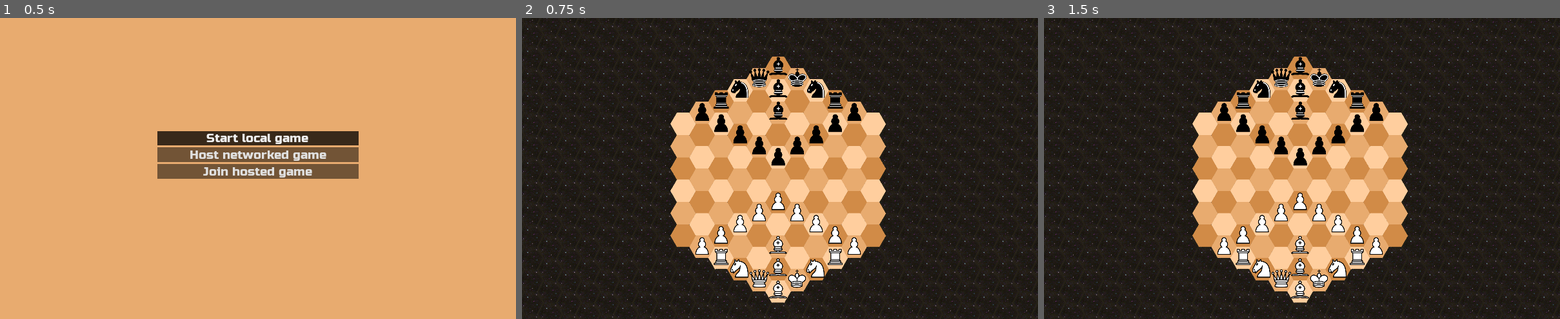
Above: before the commit, frames 1-3 (left to right).
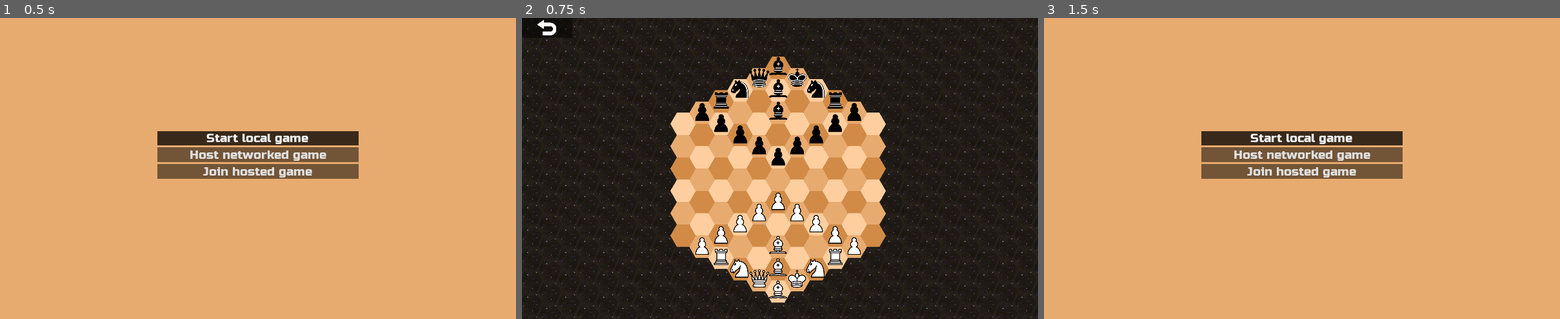
Above: after the commit, the same moments.

Repository: esbudylin/HexChess
Game: Godot game, scene res://menu.tscn
Same seed, same stepped clock (60 frames per second), same inputs: the game is played once before the commit and once after it.
Inputs (mouse positions are in pixels of both pictures, inside the frame that each line leads up to):
- Up to frame 1 (0.5 s): no input
- Up to frame 2 (0.75 s): click "Start local game" at 0.5 s
- Up to frame 3 (1.5 s): click (1069, 27) at 1.27 s

Frame 1 is identical in both runs. In frame 2, 0.1% of the frame differs, in the area x 0-10%, y 0-7%; in frame 3, 95%, in the area x 0-100%, y 0-100%.

Commit message:
GUI update

Diff:
--- a/map.tscn
+++ b/map.tscn
@@ -1,7 +1,7 @@
-[gd_scene load_steps=30 format=2]
+[gd_scene load_steps=32 format=2]
 
 [ext_resource path="res://chess_tileset.tres" type="TileSet" id=1]
-[ext_resource path="res://scr/Grid.gd" type="Script" id=2]
+[ext_resource path="res://scr/Board.gd" type="Script" id=2]
 [ext_resource path="res://tiles/black_king.png" type="Texture" id=3]
 [ext_resource path="res://scr/Mapping.gd" type="Script" id=4]
 [ext_resource path="res://tiles/black_pawn.png" type="Texture" id=5]
@@ -18,6 +18,7 @@
 [ext_resource path="res://tiles/white_queen.png" type="Texture" id=16]
 [ext_resource path="res://scr/Piece.gd" type="Script" id=17]
 [ext_resource path="res://menu_buttons.tres" type="StyleBox" id=18]
+[ext_resource path="res://icons/back.png" type="Texture" id=19]
 [ext_resource path="res://tiles/black_knight.png" type="Texture" id=22]
 [ext_resource path="res://tiles/black_rook.png" type="Texture" id=23]
 [ext_resource path="res://tiles/black_bishop.png" type="Texture" id=26]
@@ -45,6 +46,8 @@
 
 [sub_resource type="DynamicFont" id=11]
 font_data = ExtResource( 10 )
+
+[sub_resource type="Theme" id=13]
 
 [node name="World" type="Node2D"]
 position = Vector2( 1, 0 )
@@ -377,6 +380,33 @@
 custom_styles/normal = ExtResource( 18 )
 text = "Surrender"
 
+[node name="BackPanel" type="Button" parent="HUD"]
+visible = false
+margin_right = 100.0
+margin_bottom = 40.0
+size_flags_horizontal = 2
+size_flags_vertical = 2
+theme = SubResource( 13 )
+custom_styles/hover = ExtResource( 18 )
+custom_styles/pressed = ExtResource( 18 )
+custom_styles/focus = ExtResource( 18 )
+custom_styles/disabled = ExtResource( 18 )
+custom_styles/normal = ExtResource( 18 )
+
+[node name="BackToMenu" type="TextureRect" parent="HUD/BackPanel"]
+anchor_left = 0.5
+anchor_top = 0.5
+anchor_right = 0.5
+anchor_bottom = 0.5
+margin_left = -20.0
+margin_top = -20.0
+margin_right = 120.0
+margin_bottom = 121.0
+grow_vertical = 2
+rect_scale = Vector2( 0.3, 0.3 )
+hint_tooltip = "Back to Menu"
+texture = ExtResource( 19 )
+
 [node name="Camera2D" type="Camera2D" parent="."]
 visible = false
 current = true
@@ -389,3 +419,4 @@
 [connection signal="pressed" from="HUD/DrawOffer/Decline" to="." method="_on_Decline_pressed"]
 [connection signal="pressed" from="HUD/MenuBox/Draw" to="." method="_on_Draw_pressed"]
 [connection signal="pressed" from="HUD/MenuBox/Surrender" to="." method="_on_Surrender_pressed"]
+[connection signal="pressed" from="HUD/BackPanel" to="." method="_on_BackPanel_pressed"]
--- a/project.godot
+++ b/project.godot
@@ -12,7 +12,7 @@
 
 config/name="HexChess"
 run/main_scene="res://menu.tscn"
-config/icon="res://icon.png"
+config/icon="res://icons/icon.png"
 
 [autoload]
 
--- a/scr/Grid.gd
+++ b/scr/Board.gd
@@ -25,9 +25,6 @@
 
 onready var verticals_1 = $Mapping.draw_diagonal_line(Vector2(-5, -3), 5, 1, -1)
 onready var verticals_2 = $Mapping.draw_diagonal_line(Vector2(5, -3), 4, -1, -1)
-
-func _ready():
-	draw_map ()
 
 func draw_map ():
 	set_verticals (verticals_1)
--- a/scr/Lobby.gd
+++ b/scr/Lobby.gd
@@ -1,6 +1,4 @@
 extends Control
-
-#signal game_finished()
 
 const DEFAULT_PORT = 8910
 
@@ -28,7 +26,6 @@
 	rpc_config("set_colors", 1)
 
 func _player_connected(_id):
-	# Someone connected, start the game!
 	generate_color_index()
 
 func generate_color_index():
@@ -56,7 +53,6 @@
 	join_button.set_disabled(false)
 
 func _set_status(text, isok):
-	# Simple way to show status.
 	if isok:
 		status_ok.set_text(text)
 		status_fail.set_text("")
@@ -86,8 +82,6 @@
 	join_button.set_disabled(true)
 	_set_status("Waiting for player...", true)
 
-	# Only show hosting instructions when relevant.
-
 func _on_OkButton_pressed():
 	text_panel.visible = true
 
--- a/scr/World.gd
+++ b/scr/World.gd
@@ -15,6 +15,7 @@
 onready var peer = get_node('/root/PlayersData').peer
 
 func _ready():
+	$TileMap.draw_map ()
 	$TileMap.visible = true
 
 	$Camera2D.camera_following($TileMap)
@@ -37,6 +38,7 @@
 
 	else:
 		$TileMap.place_pieces ()
+		$HUD/BackPanel.visible = true
 
 func _player_disconnected(_id):
 	announcement ("opponent disconnected")
@@ -129,6 +131,9 @@
 	$HUD/Announcement.visible = false
 	clickable = true
 	rpc ('announcement', 'offer declined')
+
+func _on_BackPanel_pressed():
+	get_tree().change_scene("res://menu.tscn")
 
 func announcement(text):
 	if get_tree().has_network_peer ():
Binary file added: icons/back.png
Not shown, changed: icons/back.png.import
Renamed: icon.png -> icons/icon.png
Not shown, added: icons/icon.png.import
